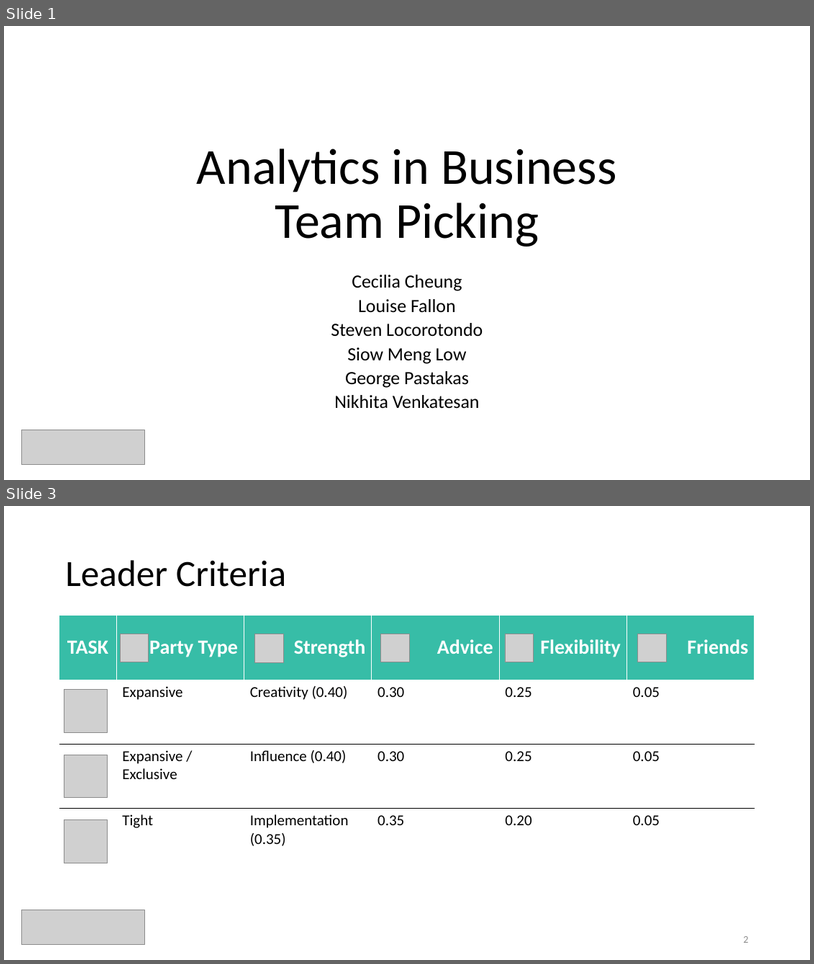
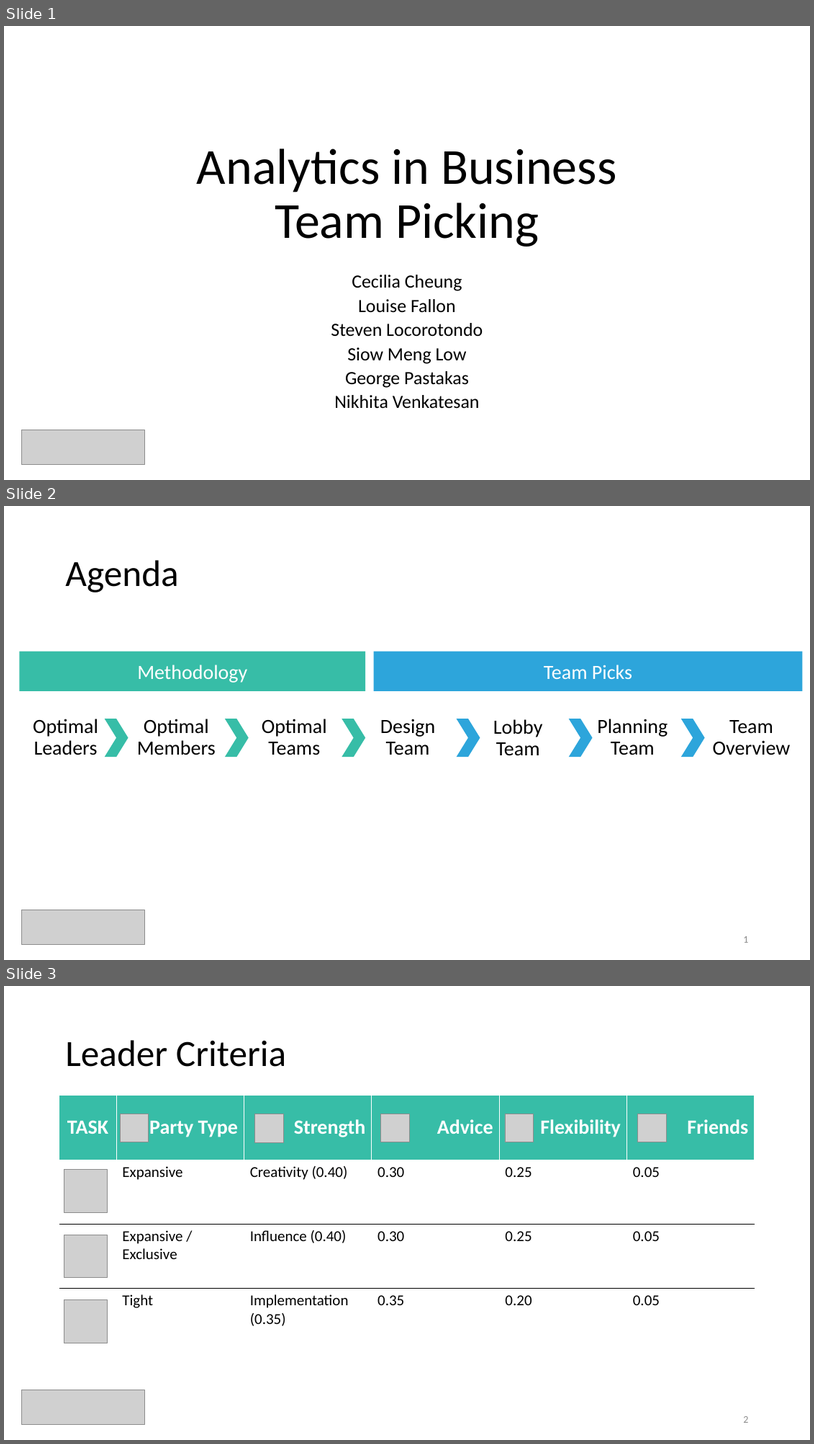
Before and after one commit to ceciliacheungns/Analytics_In_Business, a slide deck: Presentation.pptx. Shown one above the other, each under a label of ours: slides 1 and 3 before the commit, slides 1, 2 and 3 after it; the slides between them are not shown. The pictures are 814x964 and 814x1444 pixels, drawn with LibreOffice and Linux fonts; fonts in the diff are those of the drawing; grey boxes stand for pictures. Boxes give left, top, right and bottom in pixels: in the first picture for what was removed or moved away, otherwise in the second. Text is boxed around its words. In the diff, an @@ line names an element or a change of style, - is before the commit and + after.

Commit message:
Updated Agenda and added communities

```diff
--- a/Presentation.pptx
+++ b/Presentation.pptx
@@ slide 2 added at box(4, 506, 810, 960), background #FFFFFF @@
@@ title added at box(65, 560, 178, 592), 44 pt, text #000000 @@
+Agenda
@@ rectangle added at box(19, 651, 365, 691), fill #37BDA7, 24 pt, text #FFFFFF @@
+Methodology
@@ rectangle added at box(373, 651, 802, 691), fill #2DA5DB, 24 pt, text #FFFFFF @@
+Team Picks
@@ text added at box(33, 718, 98, 755), 24 pt, text #000000 @@
+Optimal Leaders
@@ chevron added at box(104, 718, 128, 757), fill #37BDA7 @@
@@ text added at box(137, 718, 216, 755), 24 pt, text #000000 @@
+Optimal Members
@@ chevron added at box(225, 718, 248, 757), fill #37BDA7 @@
@@ text added at box(262, 718, 327, 755), 24 pt, text #000000 @@
+Optimal Teams
@@ chevron added at box(342, 718, 365, 757), fill #37BDA7 @@
@@ text added at box(381, 718, 435, 755), 24 pt, text #000000 @@
+Design Team
@@ chevron added at box(456, 718, 480, 757), fill #2DA5DB @@
@@ text added at box(494, 719, 543, 756), 24 pt, text #000000 @@
+Lobby Team
@@ chevron added at box(569, 718, 593, 757), fill #2DA5DB @@
@@ text added at box(597, 718, 668, 755), 24 pt, text #000000 @@
+Planning Team
@@ chevron added at box(682, 718, 705, 757), fill #2DA5DB @@
@@ text added at box(713, 720, 791, 754), 24 pt, text #000000 @@
+Team Overview
@@ picture added at box(21, 909, 144, 944) @@
@@ page number added at box(743, 936, 748, 942), 12 pt, text #8C8C8C @@
+1
```
Also in this commit, not shown: 3 other slides added, 1 slide removed.
